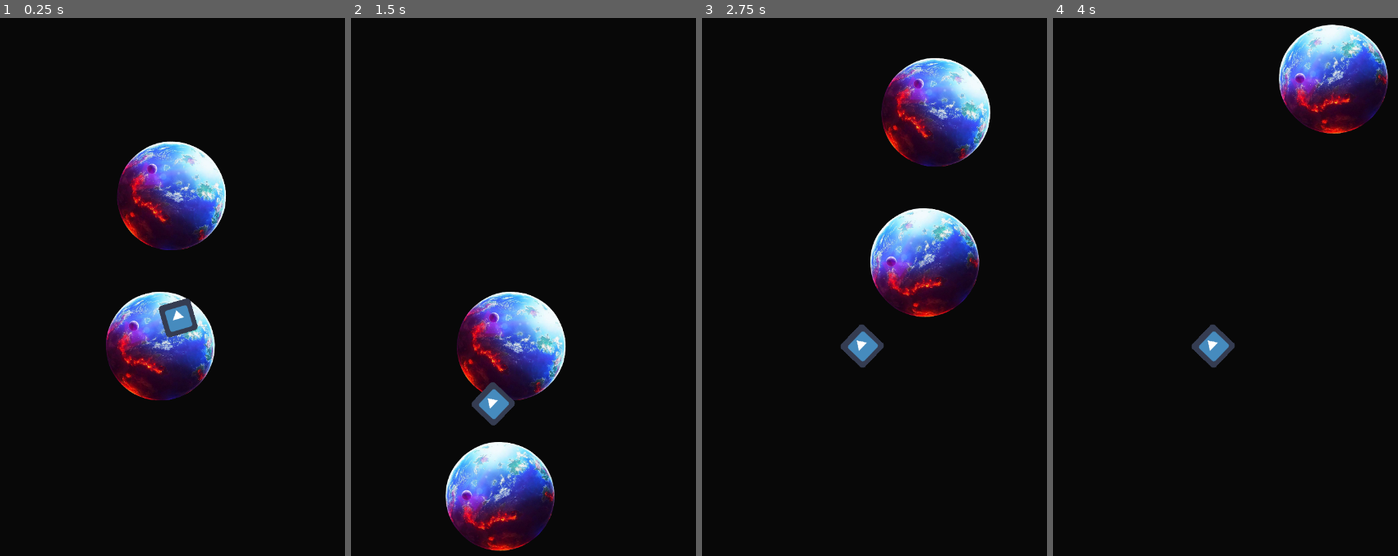
Above: before the commit, frames 1-4 (left to right).
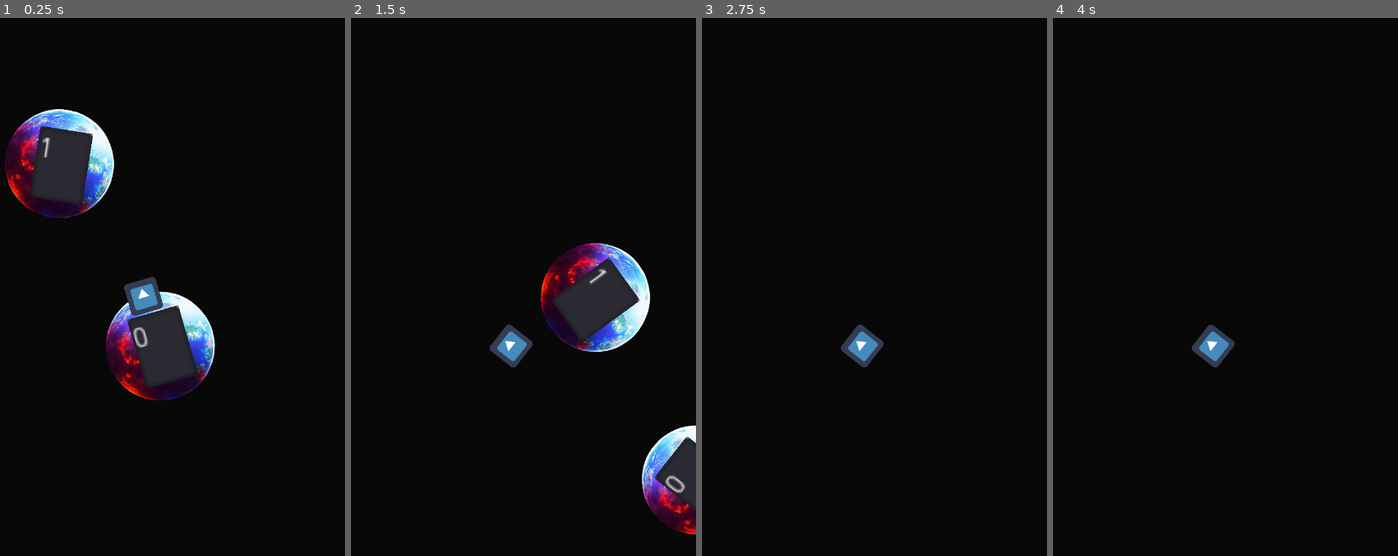
Above: after the commit, the same moments.

Repository: patryelt/RootOfEvil
Game: Godot game, scene res://scenes/Game.tscn
The game is run twice, just before and just after one commit, with the same random seed, the same clock (stepped at 60 frames per second) and the same inputs. The engine's default icon, where the game draws it, is replaced by a stand-in: a white triangle on a blue panel in a dark square.
Inputs:
- Up to frame 1 (0.25 s): no input
- Up to frame 2 (1.5 s): tap Space (jump) at 0.77 s
- Up to frame 3 (2.75 s): tap Space (jump) at 1.52 s
- Up to frame 4 (4 s): tap Space (jump) at 3.02, 3.77 s

The runs differ from the first frame. In frame 1, 13% of the frame differs, in the area x 1-66%, y 16-69%; in frame 2, 18%, in the area x 27-100%, y 41-100%; in frame 3, 10%; in frame 4, 5.1%.

Commit message:
setup endless

Diff:
--- /dev/null
+++ b/scenes/Game.gd
@@ -0,0 +1,85 @@
+extends Node2D
+var planet = preload("res://scenes/Planet.tscn")
+
+
+var zone
+onready var topZoneNode = $SpawnZoneTop
+onready var midZoneNode = $SpawnZoneMid
+onready var botZoneNode = $SpawnZoneBot
+
+
+# Called when the node enters the scene tree for the first time.
+func _ready():
+	# spawn_planet(topZone)
+	spawn_planet(2)
+	spawn_planet(1)
+
+func spawn_planet(zone):
+	var new_planet = planet.instance()
+	add_child(new_planet)
+	var new_position
+
+
+
+	# Set planet zone to relevant one
+	new_planet.zone = zone
+	match zone:
+		1:
+			new_position = botZoneNode.position
+			new_planet.name = "PlanetBot"
+			new_planet.rotationPlayer.playback_speed = 0.1
+
+		2:
+			new_position = midZoneNode.position
+			new_planet.name = "PlanetMid"
+			new_planet.rotationPlayer.playback_speed = 0.5
+		3:
+			new_position = topZoneNode.position
+			new_planet.name = "PlanetTop"
+			new_planet.rotationPlayer.playback_speed = -0.5
+
+	print(new_planet, " is in zone ", zone)
+	new_planet.global_position = new_position
+	new_planet.global_position.x += rand_range(-200, 500)
+
+
+
+
+func get_planet(zone):
+	var value
+	match zone:
+		1:
+			value = find_node("PlanetBot")
+		2:
+			value = find_node("PlanetMid")
+		3:
+			value = find_node("PlanetTop")
+		_:
+			print("GET failed")
+	print("GETTING ", value, " HAS ZONE ", zone)
+	return value
+
+func remove_planet(zone):
+	var value = get_planet(zone)
+	print("REMOVING ", value, " HAS ZONE ", zone)
+	value.queue_free()
+	pass
+
+func move_planet(fromZone, toZone):
+
+	var planetFrom = get_planet(fromZone)
+	var planetTo = get_planet(toZone)
+	print("MOVING ", planetFrom, " TO ", planetTo)
+	planetFrom.position = planetTo.position
+
+	var new_name = planetTo.name
+	var new_zone = planetTo.zone
+	remove_planet(toZone)
+	planetFrom.zone = new_zone
+	planetFrom.name = new_name
+
+	# planetFrom.zone = planetTo.zone
+	# planetFrom.name = planetTo.name
+
+
+# player is at planet 1, goes to planet 2. planet 1 despawns. planet 3 goes to planet 2. planet 2 goes to planet 1. repeat
--- a/scenes/Game.tscn
+++ b/scenes/Game.tscn
@@ -1,22 +1,31 @@
-[gd_scene load_steps=3 format=2]
+[gd_scene load_steps=5 format=2]
 
 [ext_resource path="res://scenes/Player/Player.tscn" type="PackedScene" id=1]
 [ext_resource path="res://scenes/Planet.tscn" type="PackedScene" id=2]
+[ext_resource path="res://scenes/Game.gd" type="Script" id=3]
+[ext_resource path="res://scenes/SpawnZone.tscn" type="PackedScene" id=4]
 
 [node name="Game" type="Node2D"]
-
-[node name="Planet2" parent="." instance=ExtResource( 2 )]
-position = Vector2( 248, 222 )
-rotation_speed = 0.0
+script = ExtResource( 3 )
 
 [node name="Planet3" parent="." instance=ExtResource( 2 )]
-position = Vector2( 226, 515 )
+position = Vector2( 201, 1156 )
 rotation_speed = 0.19
 direction = -1
 corruption = 1
+zone = 0
 
 [node name="Camera2D" type="Camera2D" parent="Planet3"]
 current = true
 
 [node name="Player" parent="Planet3" instance=ExtResource( 1 )]
-position = Vector2( 49, -43 )
+position = Vector2( -4, -102 )
+
+[node name="SpawnZoneTop" parent="." instance=ExtResource( 4 )]
+position = Vector2( 200, 0 )
+
+[node name="SpawnZoneMid" parent="." instance=ExtResource( 4 )]
+position = Vector2( 200, 400 )
+
+[node name="SpawnZoneBot" parent="." instance=ExtResource( 4 )]
+position = Vector2( 200, 800 )
--- a/scenes/Planet.gd
+++ b/scenes/Planet.gd
@@ -3,9 +3,12 @@
 export(float, 0.00, 1.00, 0.01) var rotation_speed = 1
 enum Direction {CLOCKWISE = 1, COUNTERCLOCKWISE = -1}
 export(Direction) var direction
-
 #When corruption is 0, the planet is not being currently attached to a player.
 export var corruption = 0
+export(int, "start", "bot", "mid", "top") var zone = 1
+onready var _game_node = get_tree().get_root().get_node("Game")
+
+
 onready var rotationPlayer = get_node("RotationPlayer")
 var _camera
 
@@ -14,8 +17,11 @@
 	rotationPlayer.playback_speed = 0.01 + rotationPlayer.playback_speed * rotation_speed * direction
 	_camera = find_node("Camera2D")
 
+func _process(delta):
+	$TextEdit.text = str(zone)
+
 func leave_planet():
-	rotationPlayer.playback_active = false
+	rotationPlayer.playback_speed = 0
 
 func _on_Area2D_area_entered(area):
 	if area.get_parent().name == "Player":
@@ -34,6 +40,9 @@
 			#set speed to 0?
 			player._jump_speed = 0
 			player.global_position = newpos
+			if (zone > 1):
+				_game_node.move_planet(2, 1)
+				_game_node.spawn_planet(2)
 			print ("Planet corruption is ", corruption)
 
 
--- a/scenes/Planet.tscn
+++ b/scenes/Planet.tscn
@@ -24,7 +24,6 @@
 
 [node name="Planet" type="Node2D"]
 script = ExtResource( 1 )
-direction = 1
 
 [node name="Area2D" type="Area2D" parent="."]
 gravity_distance_scale = 0.497
@@ -40,4 +39,12 @@
 autoplay = "RotatePlane"
 anims/RotatePlane = SubResource( 2 )
 
+[node name="TextEdit" type="TextEdit" parent="."]
+margin_left = -48.0
+margin_top = -67.0
+margin_right = -22.0
+margin_bottom = -32.0
+rect_scale = Vector2( 4, 4 )
+text = "XD"
+
 [connection signal="area_entered" from="Area2D" to="." method="_on_Area2D_area_entered"]
--- /dev/null
+++ b/scenes/SpawnZone.tscn
@@ -0,0 +1,5 @@
+[gd_scene format=2]
+
+[node name="SpawnZone" type="Node2D"]
+
+[node name="Position2D" type="Position2D" parent="."]
